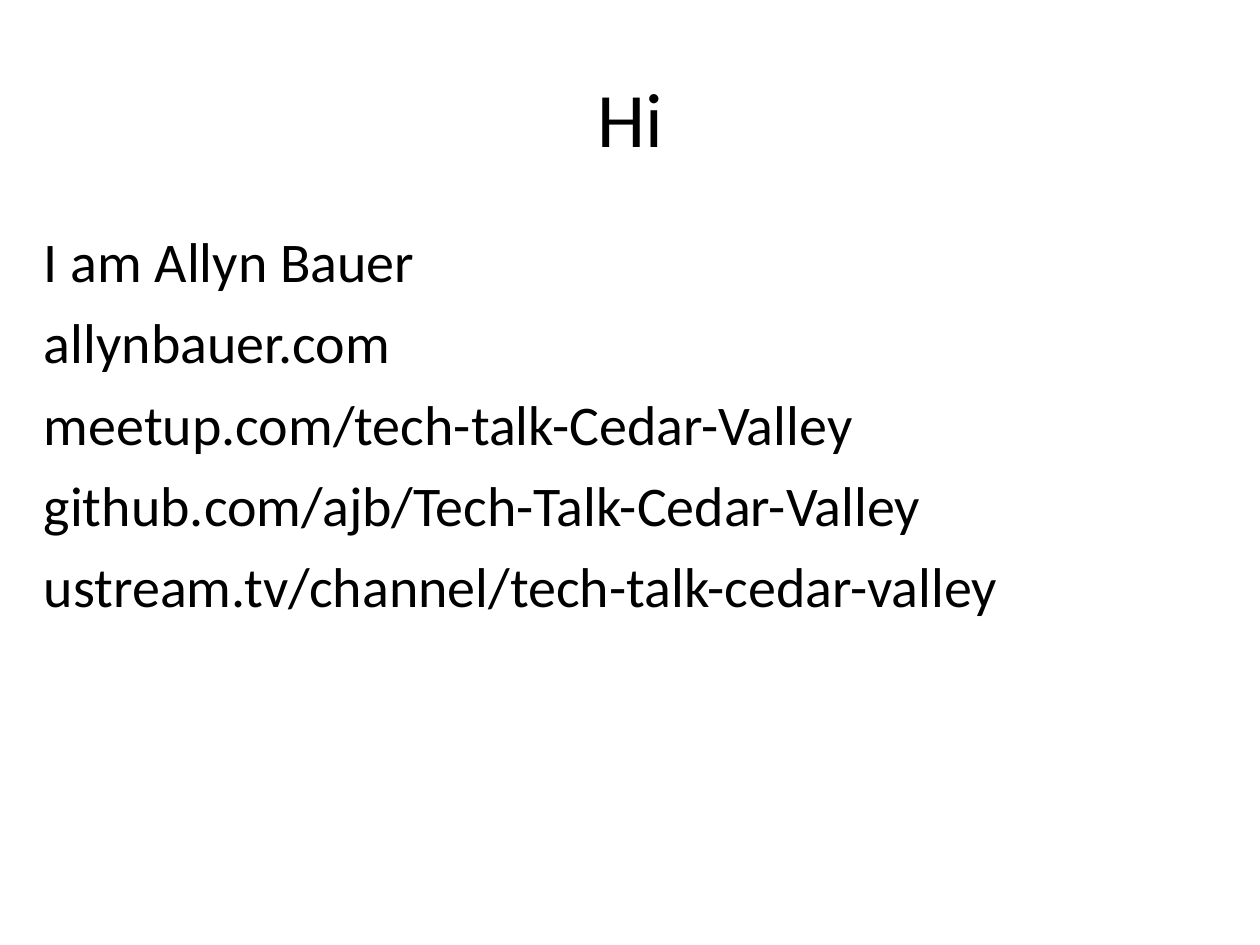
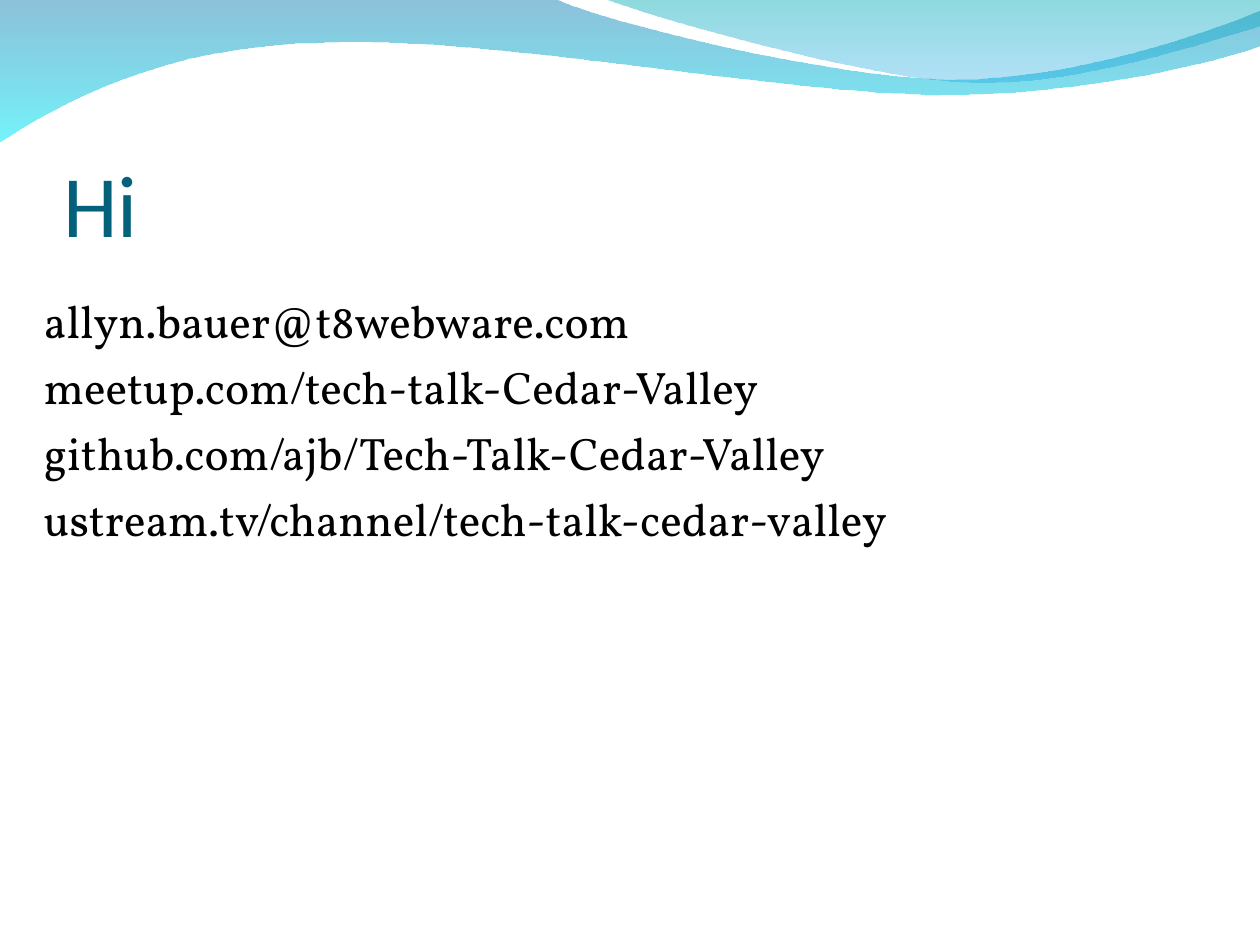
Before and after one commit to allynbauer/Tech-Talk-Cedar-Valley, a slide deck: slide 2 of talks/27Sep2010 - A look at the iPhone/slides/iphone.ppt. Drawn at 1260x945 pixels with LibreOffice and Linux fonts; fonts in the diff are those of the drawing; background and template pictures are left out. Boxes give left, top, right and bottom in pixels: in the first picture for what was removed or moved away, otherwise in the second. Text is boxed around its words. In the diff, an @@ line names an element or a change of style, - is before the commit and + after.

Commit message:
updated slides

```diff
--- a/talks/27Sep2010 - A look at the iPhone/slides/iphone.ppt
+++ b/talks/27Sep2010 - A look at the iPhone/slides/iphone.ppt
@@ freeform shape added at (0,0,1260,142), fill gradient #0079AF to #00EBF8 @@
@@ freeform shape added at (604,0,1260,87), fill gradient #00ADB6 to #009BE5 @@
@@ title "Hi": place and size @@
-title "Hi" at (597,94,663,147)
+title "Hi" at (63,177,138,237)
@@ title "Hi" at (63,177,138,237): size 44 to 50 pt, text colour #000000 to #04617B; alignment centre to left; vertical alignment middle to bottom @@
@@ text at (44,305,629,350): text changed; size 32 to 26 pt; font Calibri to Vollkorn @@
-I am Allyn Bauer
-allynbauer.com
+allyn.bauer@t8webware.com
@@ text at (44,371,887,548): size 32 to 26 pt, font Calibri to Vollkorn in "meetup.com/tech-talk-Cedar-Valley", "github.com/ajb/Tech-Talk-Cedar-Valley", "ustream.tv/channel/tech-talk-cedar-valley"; indent changed; less space between paragraphs @@
```
Also in this commit, not shown: 8 other slides changed, 1 slide added.
